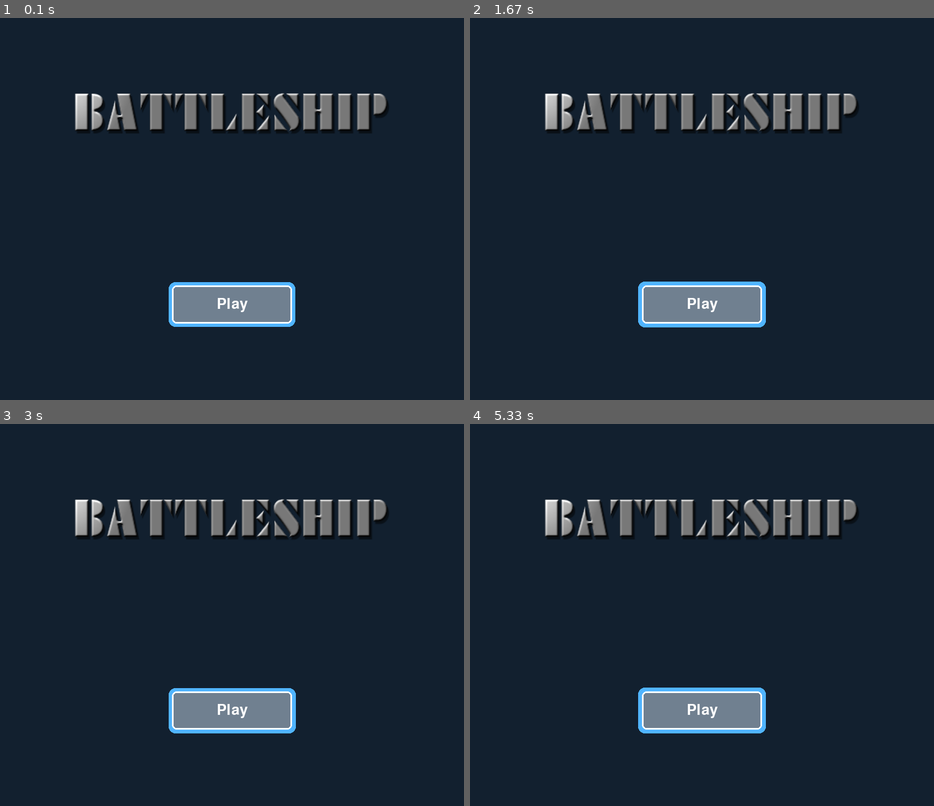
Above: before the commit, frames 1-4 (two rows, left to right).
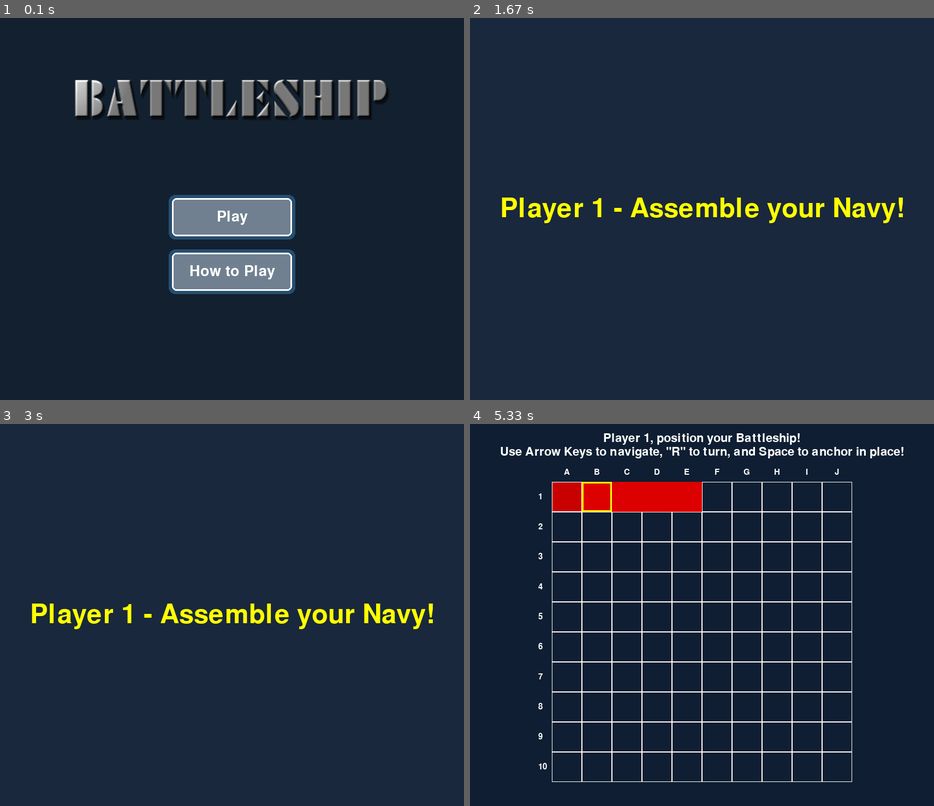
Above: after the commit, the same moments.

Repository: 1metropolis/battleship-py
Game: pygame game, started from main.py
Same seed, same stepped clock (60 frames per second), same inputs: the game is played once before the commit and once after it.
Inputs (mouse positions are in pixels of both pictures, inside the frame that each line leads up to):
- Up to frame 1 (0.1 s): no input
- Up to frame 2 (1.67 s): click (702, 270) at 0.38 s, where only the run after the commit has a clickable "How to Play"; click (702, 365) at 0.72 s, where only the run after the commit has a clickable "Back"; click (706, 235) at 1.22 s
- Up to frame 3 (3 s): no input
- Up to frame 4 (5.33 s): tap Space at 4.5, 4.9, 5.2 s; hold Right 4.83-5.3 s

The runs differ from the first frame. In frame 1, 13% of the frame differs, in the area x 16-84%, y 16-81%; in frame 2, 10%; in frame 3, 10%; in frame 4, 14%, in the area x 6-94%, y 2-94%.

Commit message:
Update menu.py
Added How To Play Button

Diff:
--- a/modules/menu.py
+++ b/modules/menu.py
@@ -1,6 +1,7 @@
 import pygame
 import math
 
+# Colors and sizes
 WHITE = (255, 255, 255)
 BUTTON_COLOR = (112, 128, 144)
 BUTTON_HOVER_COLOR = (176, 196, 222)
@@ -8,9 +9,72 @@
 BUTTON_WIDTH = 220
 BUTTON_HEIGHT = 70
 FONT_SIZE = 40
+INSTRUCTION_FONT_SIZE = 28
+
+def show_how_to_play(screen):
+    """Display the instructions screen."""
+    font = pygame.font.SysFont(None, INSTRUCTION_FONT_SIZE)
+    clock = pygame.time.Clock()
+    running = True
+
+    instructions = [
+        "Battleship Instructions:",
+        "",
+        "1. Each player places their ships on their grid.",
+        "2. Ships cannot overlap and must fit within the grid.",
+        "3. Players take turns firing at the opponent's grid.",
+        "4. A hit is marked and a miss is ignored.",
+        "5. The first player to sink all enemy ships wins.",
+        "",
+        "Click 'Back' to return to the main menu."
+    ]
+
+    # Back button
+    screen_rect = screen.get_rect()
+    back_rect = pygame.Rect(
+        (screen_rect.centerx - BUTTON_WIDTH // 2, screen_rect.bottom - 100),
+        (BUTTON_WIDTH, BUTTON_HEIGHT)
+    )
+
+    while running:
+        mouse_pos = pygame.mouse.get_pos()
+        screen.fill(BG_COLOR)
+
+        # Draw instructions
+        for i, line in enumerate(instructions):
+            text_surface = font.render(line, True, WHITE)
+            screen.blit(text_surface, (50, 50 + i * 35))
+
+        # Glow effect for Back button
+        pulse = 10 + int(math.sin(pygame.time.get_ticks() * 0.005) * 5)
+        glow_surf = pygame.Surface((BUTTON_WIDTH + pulse, BUTTON_HEIGHT + pulse), pygame.SRCALPHA)
+        pygame.draw.rect(glow_surf, (80, 180, 255, 80), glow_surf.get_rect(), border_radius=12)
+        screen.blit(glow_surf, (back_rect.x - pulse//2, back_rect.y - pulse//2))
+
+        # Draw back button
+        hovering = back_rect.collidepoint(mouse_pos)
+        button_color = BUTTON_HOVER_COLOR if hovering else BUTTON_COLOR
+        pygame.draw.rect(screen, button_color, back_rect, border_radius=8)
+        pygame.draw.rect(screen, WHITE, back_rect, 3, border_radius=8)
+
+        # Draw Back text
+        text_surface = font.render("Back", True, WHITE)
+        text_rect = text_surface.get_rect(center=back_rect.center)
+        screen.blit(text_surface, text_rect)
+
+        # Event handling
+        for event in pygame.event.get():
+            if event.type == pygame.QUIT:
+                pygame.quit()
+                exit()
+            if event.type == pygame.MOUSEBUTTONDOWN and event.button == 1 and hovering:
+                running = False  # Return to main menu
+
+        pygame.display.flip()
+        clock.tick(60)
 
 def show_main_menu(screen, winner=None):
-    pygame.mixer.init()
+    """Main menu with Play and How to Play buttons, with glow effect."""
     font = pygame.font.SysFont(None, FONT_SIZE)
     clock = pygame.time.Clock()
 
@@ -21,18 +85,14 @@
     logo = pygame.transform.smoothscale(logo, (desired_width, desired_height))
     logo_rect = logo.get_rect()
     logo_rect.centerx = screen.get_rect().centerx
-    logo_rect.top = 125
+    logo_rect.top = 100
 
-    # Button setup
+    # Button positions
     screen_rect = screen.get_rect()
-    button_rect = pygame.Rect(
-        (screen_rect.centerx - BUTTON_WIDTH // 2, int(screen_rect.height * 0.75) - BUTTON_HEIGHT // 2),
-        (BUTTON_WIDTH, BUTTON_HEIGHT)
-    )
+    play_rect = pygame.Rect(screen_rect.centerx - BUTTON_WIDTH//2, 330, BUTTON_WIDTH, BUTTON_HEIGHT)
+    how_to_play_rect = pygame.Rect(screen_rect.centerx - BUTTON_WIDTH//2, 430, BUTTON_WIDTH, BUTTON_HEIGHT)
 
-    hovered_last_frame = False
     running = True
-
     while running:
         mouse_pos = pygame.mouse.get_pos()
         screen.fill(BG_COLOR)
@@ -40,35 +100,48 @@
         # Draw logo
         screen.blit(logo, logo_rect)
 
-        # Pulsing glow effect
-        pulse = 10 + int(math.sin(pygame.time.get_ticks() * 0.005) * 5)
-        glow_rect = button_rect.inflate(pulse, pulse)
-        pygame.draw.rect(screen, (80, 180, 255, 80), glow_rect, border_radius=12)
-
-        # Hover effect
-        hovering = button_rect.collidepoint(mouse_pos)
-        button_color = BUTTON_HOVER_COLOR if hovering else BUTTON_COLOR
-        pygame.draw.rect(screen, button_color, button_rect, border_radius=8)
-        pygame.draw.rect(screen, WHITE, button_rect, 3, border_radius=8)
-
-        # Button text
-        text_surface = font.render("Play", True, WHITE)
-        text_rect = text_surface.get_rect(center=button_rect.center)
-        screen.blit(text_surface, text_rect)
-
-        # Winner text if any
+        # Winner text
         if winner:
             winner_text = font.render(f"{winner} Wins!", True, (255, 215, 0))
-            screen.blit(winner_text, (screen_rect.centerx - winner_text.get_width()//2, 400))
+            screen.blit(winner_text, (screen_rect.centerx - winner_text.get_width() // 2, 400))
+
+        # Pulsing glow
+        pulse = 10 + int(math.sin(pygame.time.get_ticks() * 0.005) * 5)
+
+        # Glow for Play button
+        glow_play = pygame.Surface((BUTTON_WIDTH + pulse, BUTTON_HEIGHT + pulse), pygame.SRCALPHA)
+        pygame.draw.rect(glow_play, (80, 180, 255, 80), glow_play.get_rect(), border_radius=12)
+        screen.blit(glow_play, (play_rect.x - pulse//2, play_rect.y - pulse//2))
+
+        # Glow for How to Play button
+        glow_htp = pygame.Surface((BUTTON_WIDTH + pulse, BUTTON_HEIGHT + pulse), pygame.SRCALPHA)
+        pygame.draw.rect(glow_htp, (80, 180, 255, 80), glow_htp.get_rect(), border_radius=12)
+        screen.blit(glow_htp, (how_to_play_rect.x - pulse//2, how_to_play_rect.y - pulse//2))
+
+        # Draw buttons
+        hovering_play = play_rect.collidepoint(mouse_pos)
+        hovering_htp = how_to_play_rect.collidepoint(mouse_pos)
+        pygame.draw.rect(screen, BUTTON_HOVER_COLOR if hovering_play else BUTTON_COLOR, play_rect, border_radius=8)
+        pygame.draw.rect(screen, WHITE, play_rect, 3, border_radius=8)
+        pygame.draw.rect(screen, BUTTON_HOVER_COLOR if hovering_htp else BUTTON_COLOR, how_to_play_rect, border_radius=8)
+        pygame.draw.rect(screen, WHITE, how_to_play_rect, 3, border_radius=8)
+
+        # Draw button text
+        text_surface_play = font.render("Play", True, WHITE)
+        screen.blit(text_surface_play, text_surface_play.get_rect(center=play_rect.center))
+        text_surface_htp = font.render("How to Play", True, WHITE)
+        screen.blit(text_surface_htp, text_surface_htp.get_rect(center=how_to_play_rect.center))
 
         # Event handling
         for event in pygame.event.get():
             if event.type == pygame.QUIT:
                 pygame.quit()
                 exit()
-            if event.type == pygame.MOUSEBUTTONDOWN:
-                if event.button == 1 and hovering:
+            if event.type == pygame.MOUSEBUTTONDOWN and event.button == 1:
+                if hovering_play:
                     running = False  # Start game
+                elif hovering_htp:
+                    show_how_to_play(screen)
 
         pygame.display.flip()
         clock.tick(60)
